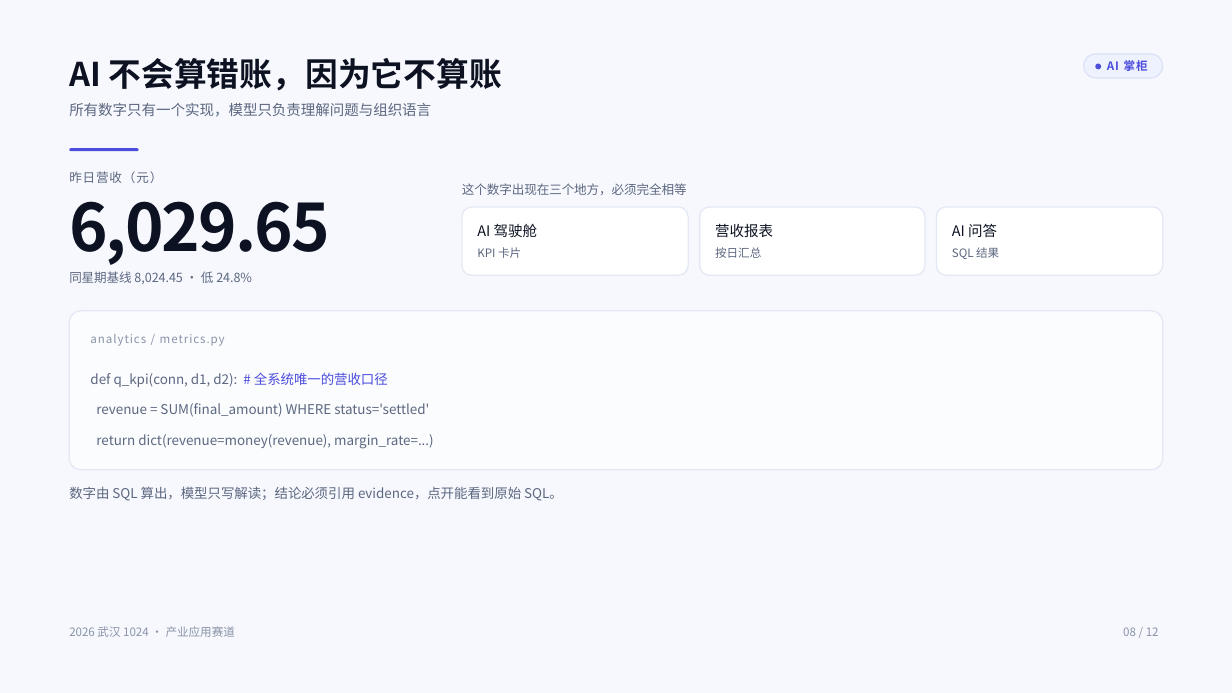
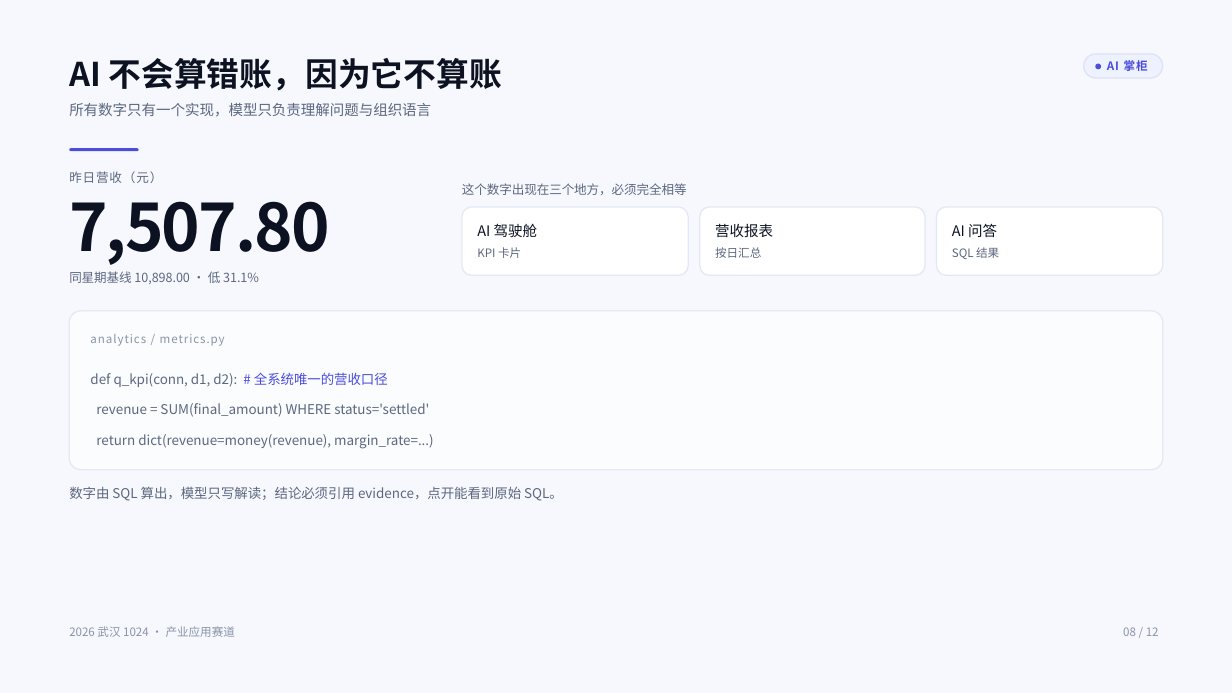
Before and after one commit to wsj20011001/ai-zhanggui, a slide deck: slide 8 of docs/AI掌柜-路演PPT/AI掌柜-路演PPT.pptx. Drawn at 1232x693 pixels with LibreOffice and Linux fonts; fonts in the diff are those of the drawing. Boxes give left, top, right and bottom in pixels: in the first picture for what was removed or moved away, otherwise in the second. Text is boxed around its words. In the diff, an @@ line names an element or a change of style, - is before the commit and + after.

Commit message:
ppt: 第8页数字按当前库修正、第3页补链路条、第6页补双通道；docs: 清单确认不录视频

```diff
--- a/docs/AI掌柜-路演PPT/AI掌柜-路演PPT.pptx
+++ b/docs/AI掌柜-路演PPT/AI掌柜-路演PPT.pptx
@@ text at (69,201,330,265): text changed @@
-6,029.65
+7,507.80
@@ text at (69,271,259,284): text changed @@
-同星期基线 8,024.45 · 低 24.8%
+同星期基线 10,898.00 · 低 31.1%
```
Also in this commit, not shown: 2 other slides changed, 4 other files.
